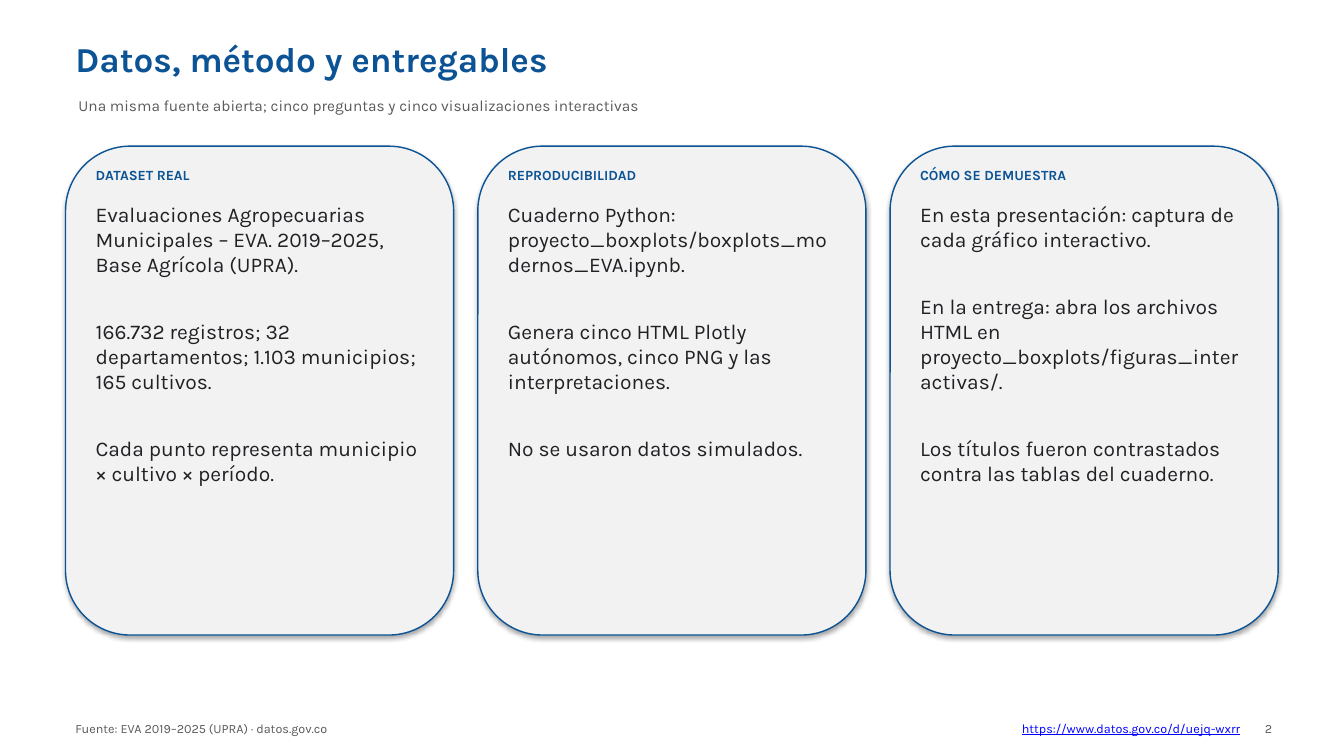
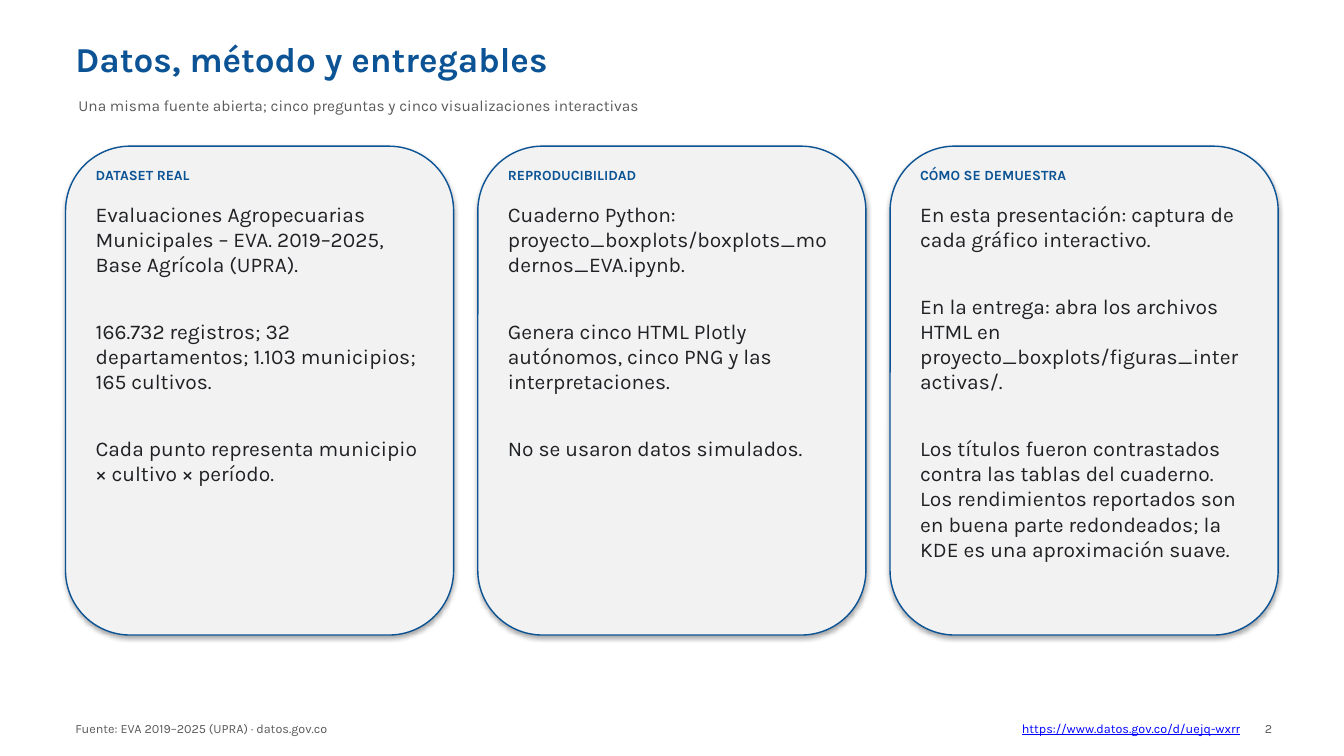
Before and after one commit to Breinersmartinez/statistical-distribution-visualizations, a slide deck: slide 2 of presentation/presentacion_boxplots_modernos.pptx. Drawn at 1344x756 pixels with LibreOffice and Linux fonts; fonts in the diff are those of the drawing. Boxes give left, top, right and bottom in pixels: in the first picture for what was removed or moved away, otherwise in the second. Text is boxed around its words. In the diff, an @@ line names an element or a change of style, - is before the commit and + after.

```diff
--- a/presentation/presentacion_boxplots_modernos.pptx
+++ b/presentation/presentacion_boxplots_modernos.pptx
@@ text at bbox=[920, 440, 1236, 562]: text changed @@
-Los títulos fueron contrastados contra las tablas del cuaderno.
+Los títulos fueron contrastados contra las tablas del cuaderno. Los rendimientos reportados son en buena parte redondeados; la KDE es una aproximación suave.
```
Also in this commit, not shown: 4 other slides changed, 1 slide added, 15 other files.
